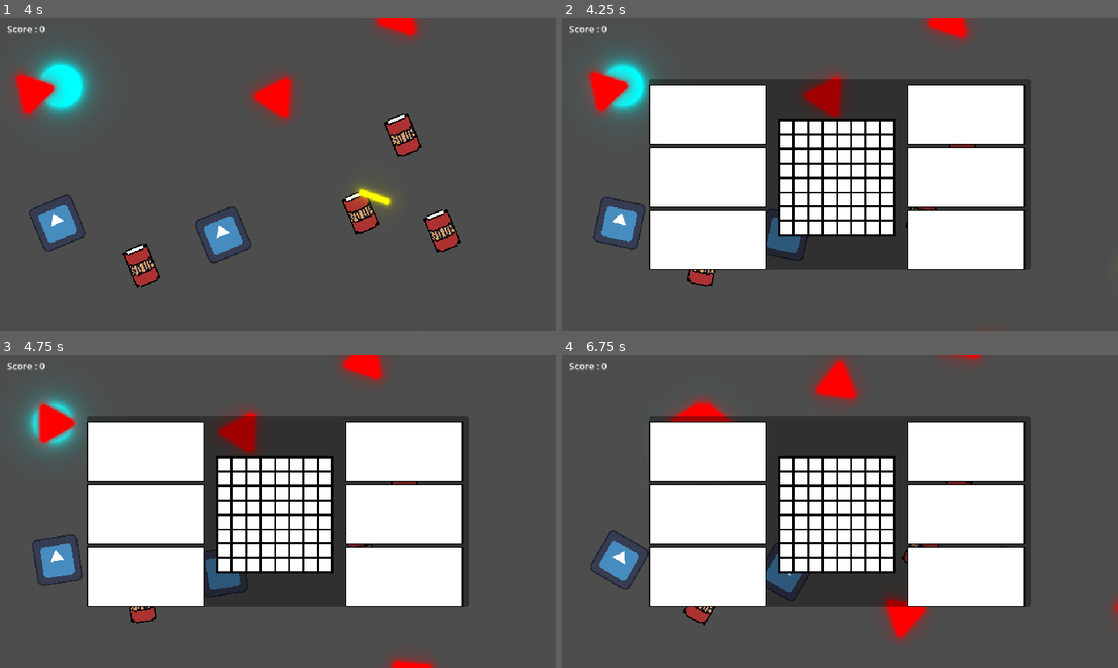
Above: before the commit, frames 1-4 (two rows, left to right).
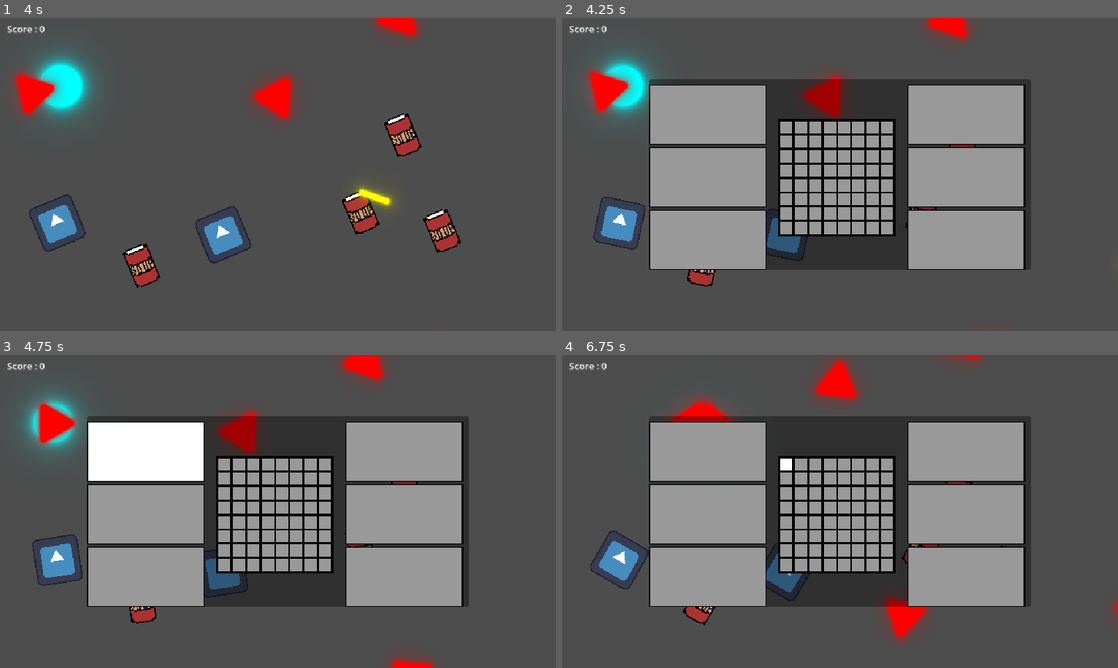
Above: after the commit, the same moments.

Repository: loco-choco/quantux-ui-experiment
Game: Godot game, scene res://main.tscn
Same seed, same stepped clock (60 frames per second), same inputs: the game is played once before the commit and once after it. The engine's default icon, where the game draws it, is replaced by a stand-in: a white triangle on a blue panel in a dark square.
Inputs (mouse positions are in pixels of both pictures, inside the frame that each line leads up to):
- Up to frame 1 (4 s): move the mouse to (400, 158) at 0.52 s; hold Left (player_move_x_neg) 0.53-1.28 s; click (400, 158) at 0.67 s; move the mouse to (166, 190) at 1.27 s; tap Right (player_move_x_pos) at 1.35 s; click (166, 190) at 1.42 s; move the mouse to (333, 105) at 2.02 s; hold Up (player_move_y_neg) 2.03-2.78 s; click (333, 105) at 2.17 s; move the mouse to (250, 237) at 2.77 s; tap Down (player_move_y_pos) at 2.85 s; click (250, 237) at 2.92 s; move the mouse to (444, 221) at 3.52 s; tap E (shoot) at 3.6 s; click (444, 221) at 3.67 s
- Up to frame 2 (4.25 s): tap Space (hud_toggle_inventory) at 4.15 s
- Up to frame 3 (4.75 s): move the mouse to (144, 452) at 4.27 s; tap Left (player_move_x_neg) at 4.35 s; click (144, 452) at 4.42 s
- Up to frame 4 (6.75 s): click (706, 452) at 4.9 s; move the mouse to (706, 514) at 5.02 s; hold Right (player_move_x_pos) 5.03-5.78 s; click (706, 514) at 5.17 s; move the mouse to (706, 577) at 5.77 s; tap Up (player_move_y_neg) at 5.85 s; click (706, 577) at 5.92 s; move the mouse to (784, 464) at 6.52 s; hold Down (player_move_y_pos) from 6.53 s (still down); click (784, 464) at 6.67 s

Frame 1 is identical in both runs. In frame 2, 29% of the frame differs, in the area x 15-83%, y 21-81%; in frame 3, 25%; in frame 4, 29%.

Commit message:
removed debug colors and objects

Diff:
--- a/inventories/grid/inventory.tscn
+++ b/inventories/grid/inventory.tscn
@@ -127,13 +127,3 @@
 [node name="InventorySlot3" parent="MarginContainer/AspectRatioContainer/PanelContainer/MarginContainer/HBoxContainer/Equipment" instance=ExtResource("3_imxn7")]
 layout_mode = 2
 infinity_size = true
-
-[node name="InventoryItem" parent="." instance=ExtResource("5_2obg0")]
-visible = false
-position = Vector2(427, 236)
-is_picked = true
-
-[node name="InventoryItem2" parent="." instance=ExtResource("5_2obg0")]
-visible = false
-position = Vector2(427, 236)
-is_picked = true
--- a/inventories/grid/inventory_slot.gd
+++ b/inventories/grid/inventory_slot.gd
@@ -15,14 +15,14 @@
 	if what == NOTIFICATION_MOUSE_ENTER_SELF:
 		grab_focus()
 	elif what == NOTIFICATION_FOCUS_ENTER:
-		#focus_sqr.show()
+		focus_sqr.show()
 		if item_in_slot:
 			item_in_slot.show_focus()
 		var held_item : InventoryItem = get_tree().get_first_node_in_group("held_item")
 		if held_item != null:
 			held_item.global_position = global_position
 	elif what == NOTIFICATION_FOCUS_EXIT:
-		#focus_sqr.hide()
+		focus_sqr.hide()
 		if item_in_slot:
 			item_in_slot.show_unfocus()
 
@@ -84,7 +84,6 @@
 		for s in slots_used:
 			s.item_in_slot = item
 			s.item_slot_pos = slots_used[s]
-			s.focus_sqr.color = Color.CRIMSON
 	return can_set
 
 func _set_item_recursive(item: InventoryItem, x: int, y: int, tested: Dictionary[InventorySlot, Vector2i]) -> bool:
@@ -133,7 +132,6 @@
 func _clear_item_recursive(item: InventoryItem) -> void:
 	if item_in_slot != item:
 		return
-	focus_sqr.color = Color.WHITE
 	item_in_slot = null
 	if top_neighbor != null:
 		top_neighbor._clear_item_recursive(item)
--- a/inventories/grid/inventory_slot.tscn
+++ b/inventories/grid/inventory_slot.tscn
@@ -24,5 +24,6 @@
 script = ExtResource("1_0xh8c")
 
 [node name="ColorRect" type="ColorRect" parent="."]
+visible = false
 layout_mode = 2
 mouse_filter = 2
--- a/items/inventory_item.gd
+++ b/items/inventory_item.gd
@@ -34,7 +34,7 @@
 	global_position = rect.position
 	panel.size = rect.size
 	remove_from_group("held_item")
-	show_focus()
+	show_unfocus()
 	is_picked = false
 	z_index = 0
 
--- a/items/inventory_item.tscn
+++ b/items/inventory_item.tscn
@@ -6,11 +6,42 @@
 
 [sub_resource type="StyleBoxEmpty" id="StyleBoxEmpty_v7vax"]
 
-[sub_resource type="StyleBoxEmpty" id="StyleBoxEmpty_gs1gh"]
+[sub_resource type="StyleBoxFlat" id="StyleBoxFlat_v7vax"]
+bg_color = Color(0.16862746, 0.16862746, 0.16862746, 1)
+border_width_left = 2
+border_width_top = 2
+border_width_right = 2
+border_width_bottom = 2
+border_color = Color(0, 0, 0, 1)
+corner_radius_top_left = 2
+corner_radius_top_right = 2
+corner_radius_bottom_right = 2
+corner_radius_bottom_left = 2
+anti_aliasing_size = 0.1
 
-[sub_resource type="StyleBoxEmpty" id="StyleBoxEmpty_wfwh4"]
+[sub_resource type="StyleBoxFlat" id="StyleBoxFlat_gs1gh"]
+bg_color = Color(0.16924527, 0.16924533, 0.16924518, 1)
+border_width_left = 2
+border_width_top = 2
+border_width_right = 2
+border_width_bottom = 2
+corner_radius_top_left = 2
+corner_radius_top_right = 2
+corner_radius_bottom_right = 2
+corner_radius_bottom_left = 2
+anti_aliasing_size = 0.1
 
-[sub_resource type="StyleBoxEmpty" id="StyleBoxEmpty_h2xrm"]
+[sub_resource type="StyleBoxFlat" id="StyleBoxFlat_wfwh4"]
+bg_color = Color(0.6, 0.6, 0.6, 0.25882354)
+border_width_left = 2
+border_width_top = 2
+border_width_right = 2
+border_width_bottom = 2
+corner_radius_top_left = 2
+corner_radius_top_right = 2
+corner_radius_bottom_right = 2
+corner_radius_bottom_left = 2
+anti_aliasing_size = 0.1
 
 [node name="InventoryItem" type="Node2D"]
 script = ExtResource("1_7uw6o")
@@ -26,17 +57,17 @@
 [node name="PanelDiselected" type="Panel" parent="PanelContainer"]
 layout_mode = 2
 mouse_filter = 2
-theme_override_styles/panel = SubResource("StyleBoxEmpty_gs1gh")
+theme_override_styles/panel = SubResource("StyleBoxFlat_v7vax")
 
 [node name="PanelSelected" type="Panel" parent="PanelContainer"]
 layout_mode = 2
 mouse_filter = 2
-theme_override_styles/panel = SubResource("StyleBoxEmpty_wfwh4")
+theme_override_styles/panel = SubResource("StyleBoxFlat_gs1gh")
 
 [node name="PanelHeld" type="Panel" parent="PanelContainer"]
 layout_mode = 2
 mouse_filter = 2
-theme_override_styles/panel = SubResource("StyleBoxEmpty_h2xrm")
+theme_override_styles/panel = SubResource("StyleBoxFlat_wfwh4")
 
 [node name="MarginContainer" type="MarginContainer" parent="PanelContainer"]
 layout_mode = 2
